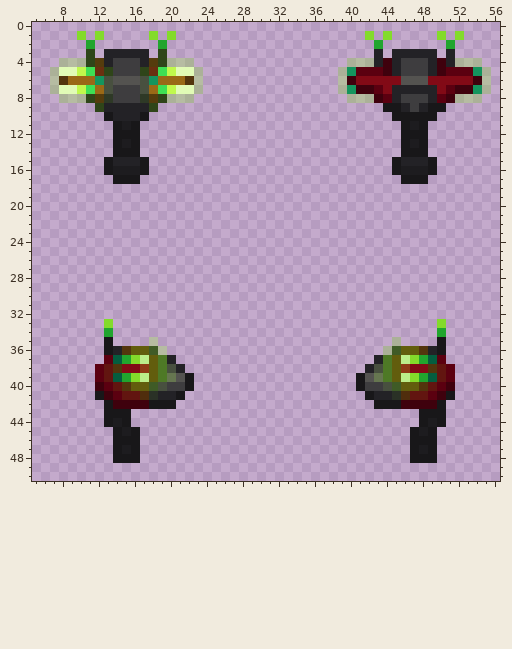
Pixel-art sprite -- Resources/Textures/_Impstation/Clothing/OuterClothing/Hardsuits/syndicate_commander.rsi/on-equipped-HELMET-anomalocarid.png. This is how it looked before the edit.
The file is 64x64 pixels. Pixels under 10% opacity are left out. Colours within 5 levels of each other are drawn and written as one. Shown: x 5..56, y 0..50.
The result:
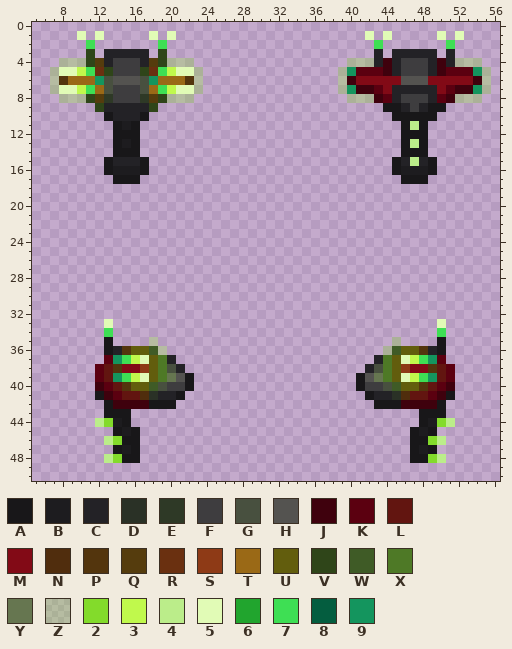
Palette (. is transparent): A #181719  B #1d1c1f  C #232226  D #2a3126  E #2e3926  F #3e3d3f  G #48503f  H #545350  J #3f010d  K #5b0010  L #621510  M #820a16  N #502d0d  P #53350d  Q #553c0d  R #6a3010  S #8e3a16  T #9a6916  U #625d0d  V #2f4519  W #3f5b26  X #4e7926  Y #667650  Z #80ff0035  2 #83db2b  3 #c0f94c  4 #bbed8a  5 #e1fbb6  6 #21a52e  7 #3edf54  8 #045d3f  9 #14955e
Diff:
y 1: x 10 2 -> 5; x 12 2 -> 5; x 18 2 -> 5; x 20 2 -> 5; x 42 2 -> 5; x 44 2 -> 5; x 50 2 -> 5; x 52 2 -> 5
y 2: x 11 6 -> 7; x 19 6 -> 7; x 43 6 -> 7; x 51 6 -> 7
y 11: x 47 B -> 4
y 13: x 47 B -> 4
y 15: x 47 C -> 4
y 33: x 13 2 -> 5; x 50 2 -> 5
y 34: x 13 6 -> 7; x 50 6 -> 7
y 37: x 14..17 8624 -> 9735; x 46..49 4268 -> 5379
y 39: x 14..17 8624 -> 9735; x 46..49 4268 -> 5379
y 44: x 12..13 .A -> 42; x 50..51 A. -> 24
y 46: x 13..14 .A -> 42; x 49..50 A. -> 24
y 48: x 13..14 .A -> 42; x 49..50 A. -> 24
